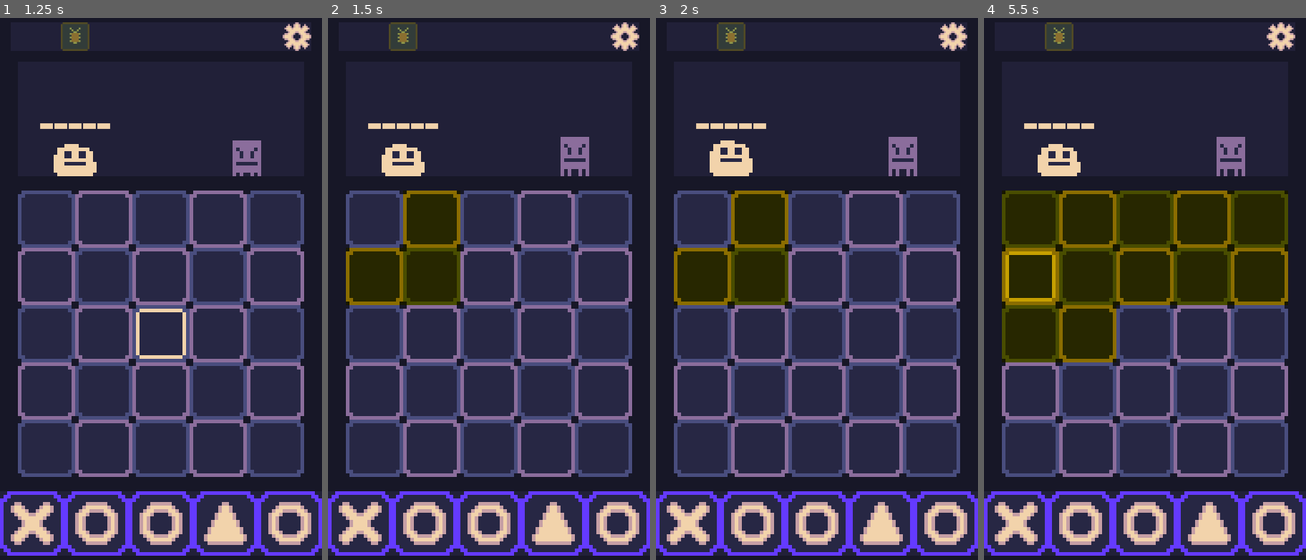
Above: before the commit, frames 1-4 (left to right).
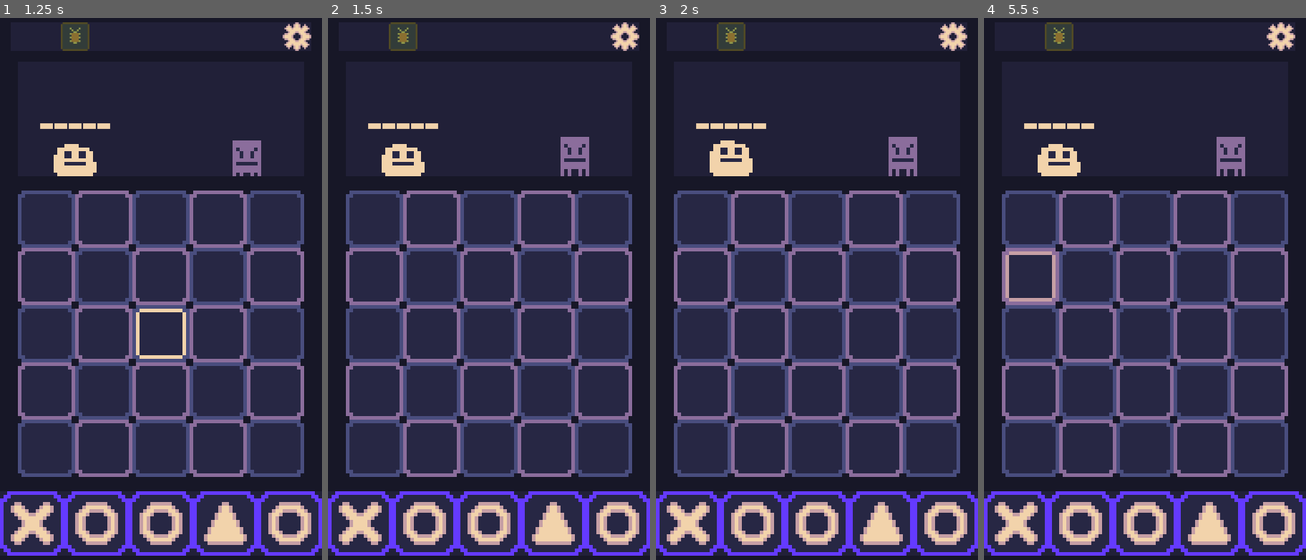
Above: after the commit, the same moments.

Repository: CasualShrub/TacTic
Game: Godot game, scene res://Scenes/Game Scenes/GameScene.tscn
The game is run twice, just before and just after one commit, with the same random seed, the same clock (stepped at 60 frames per second) and the same inputs.
Inputs (mouse positions are in pixels of both pictures, inside the frame that each line leads up to):
- Up to frame 1 (1.25 s): drag from (161, 23) to (161, 332) at 0.52 s
- Up to frame 2 (1.5 s): drag from (373, 218) to (489, 23) at 1.27 s
- Up to frame 3 (2 s): no input
- Up to frame 4 (5.5 s): move the mouse to (1087, 218) at 2.02 s; hold D (draw) 2.03-2.75 s; click (1087, 218) at 2.3 s; drag from (1145, 218) to (1029, 218) at 2.77 s; drag from (1202, 218) to (1029, 218) at 3.52 s; drag from (1260, 218) to (1029, 218) at 4.27 s; move the mouse to (1029, 278) at 5.02 s; hold D (draw) from 5.03 s (still down); click (1029, 278) at 5.3 s

Frame 1 is identical in both runs. In frame 2, 5.6% of the frame differs, in the area x 5-42%, y 31-53%; in frame 3, 5.6%; in frame 4, 23%, in the area x 5-95%, y 31-64%.
Error after the commit: Invalid access to property or key 'tile_id' on a base object of type 'Nil'. (res://Scripts/tile.gd:62)

Commit message:
Grid now evaluates matches of three shapes

Diff:
--- a/TacTic/Scripts/_Managers/_event_manager.gd
+++ b/TacTic/Scripts/_Managers/_event_manager.gd
@@ -3,7 +3,7 @@
 #emitted when a player drags and releases a card to an invalid screen space
 signal card_drag_fail
 #emitted when a player drags and releases a card to a valid tile
-signal card_drag_success
+signal card_drag_success(position: Vector2)
 #emitted when a card is removed from hand
 signal card_removed_from_hand(position: int)
 #emitted when a card is drawn
@@ -20,8 +20,8 @@
 	if is_logging_enabled():
 		print("Card drag failed!")
 
-func emit_card_drag_success():
-	emit_signal("card_drag_success")
+func emit_card_drag_success(position: Vector2):
+	emit_signal("card_drag_success", position)
 	if is_logging_enabled():
 		print("Card drag success!")
 
--- a/TacTic/Scripts/card.gd
+++ b/TacTic/Scripts/card.gd
@@ -16,7 +16,7 @@
 func _ready():
 	randomize_shape()
 	EventManager.card_drag_fail.connect(Callable(self,"on_card_drag_fail"))
-	EventManager.card_drag_success.connect(Callable(self,"on_card_drag_success"))
+	EventManager.card_drag_success.connect(on_card_drag_success)
 
 func _input(event):
 	if event.is_action_pressed("randomize"):
@@ -51,7 +51,7 @@
 	if is_gone:
 		reappear()
 
-func on_card_drag_success():
+func on_card_drag_success(_position: Vector2):
 	if is_gone:
 		EventManager.emit_card_removed_from_hand(position_in_hand)
 		self.queue_free()
--- a/TacTic/Scripts/game_scene.gd
+++ b/TacTic/Scripts/game_scene.gd
@@ -22,7 +22,8 @@
 	GameManager.shape_being_dragged = shape_type
 
 func on_shape_added(_shape):
-	TileGrid.evaluate_grid()
+	#TileGrid.evaluate_grid()
+	pass
 
 func on_game_end():
 	print("game is over bruh")
--- a/TacTic/Scripts/tile.gd
+++ b/TacTic/Scripts/tile.gd
@@ -14,6 +14,8 @@
 
 @onready var BackgroundSprite = $BackgroundSprite
 @onready var ObjectSprite = $ObjectSprite
+
+enum Direction {NW, N, NE, E, SE, S, SW, W}
 
 signal shape_added(shape)
 
@@ -50,7 +52,7 @@
 				BackgroundSprite.play("variant%d" % tile_type)
 				set_shape(GameManager.shape_being_dragged)
 				GameManager.is_dragging = false
-				EventManager.emit_card_drag_success()
+				EventManager.emit_card_drag_success(tile_id)
 			else:
 				EventManager.emit_card_drag_fail()
 
@@ -59,6 +61,16 @@
 	for tile in adjacent_tiles:
 		print("Tile (%d,%d)" % [tile.tile_id.x, tile.tile_id.y])
 		tile.modulate_color(Color("YELLOW"))
+
+func get_matches_for_direction(direction: Direction, container: Array[Tile], shape: String):
+	if (adjacent_tiles[direction] == null):
+		return container
+
+	if (adjacent_tiles[direction].shape_type != shape):
+		return container
+
+	container.append(adjacent_tiles[direction])
+	return adjacent_tiles[direction].get_matches_for_direction(direction, container, shape)
 
 func _on_Tile_mouse_entered():
 	is_hovered = true
--- a/TacTic/Scripts/tile_grid.gd
+++ b/TacTic/Scripts/tile_grid.gd
@@ -13,6 +13,7 @@
 
 func _ready():
 	setup_tiles()
+	EventManager.card_drag_success.connect(evaluate_grid)
 
 func setup_tiles():
 	instantiate_tiles()
@@ -89,6 +90,8 @@
 			if is_valid_tile(target_vector):
 				var target_tile = get_tile_by_vector(target_vector)
 				adjacent_tiles.append(target_tile)
+			else:
+				adjacent_tiles.append(null)
 		tile.adjacent_tiles = adjacent_tiles
 
 func is_valid_tile(vector:Vector2):
@@ -104,18 +107,34 @@
 	tile_array[7].set_shape("X")
 	tile_array[8].set_shape("O")
 
-func evaluate_grid():
-	#TODO: rework evaluation using linked nodes
-	#build arrays for horizontal and vertical
-	for row in grid_size:
-		var horizontal = []
-		var vertical = []
-		for column in grid_size:
-			horizontal.append(get_tile_by_vector(Vector2(column, row)))
-			vertical.append(get_tile_by_vector(Vector2(row, column)))
+func evaluate_grid(start_position: Vector2):
+	#get starting tile
+	var new_tile: Tile = get_tile_by_vector(start_position)
+	var matched_tiles: Array[Tile] = [new_tile]
 
-func evaluate_line(tiles):
-	pass
+	#0 = NW, 4 = SE --> Rotate through each direction by incrementing
+	#For example next direction would be: 1 = N, 5 = S
+	var direction1: int = 0
+	var direction2: int = 4
+
+	#evaluate for each direction (\, |, /, —)
+	for i in 3:
+		direction1 += i
+		direction2 += i
+		var matches: Array[Tile] = evaluate_line(new_tile, direction1, direction2)
+		matched_tiles.append_array(matches)
+
+	if (matched_tiles.size() >= 3):
+		for tile in matched_tiles:
+			print(tile.tile_id)
+			tile.modulate_color(Color.LIGHT_PINK)
+
+func evaluate_line(center_tile: Tile, direction1: int, direction2: int):
+	var eval_array: Array[Tile] = []
+	eval_array = center_tile.get_matches_for_direction(direction1, eval_array, center_tile.shape_type)
+	eval_array = center_tile.get_matches_for_direction(direction2, eval_array, center_tile.shape_type)
+
+	return eval_array
 
 func highlight_tiles_win(tiles):
 	for tile in tiles:
